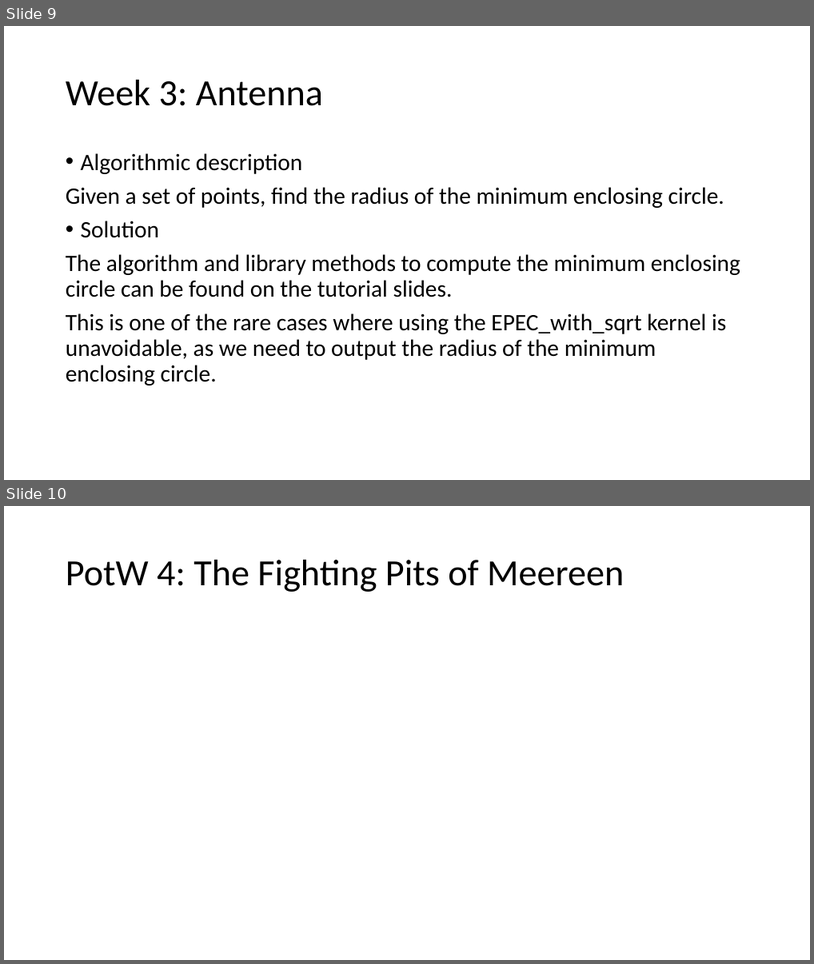
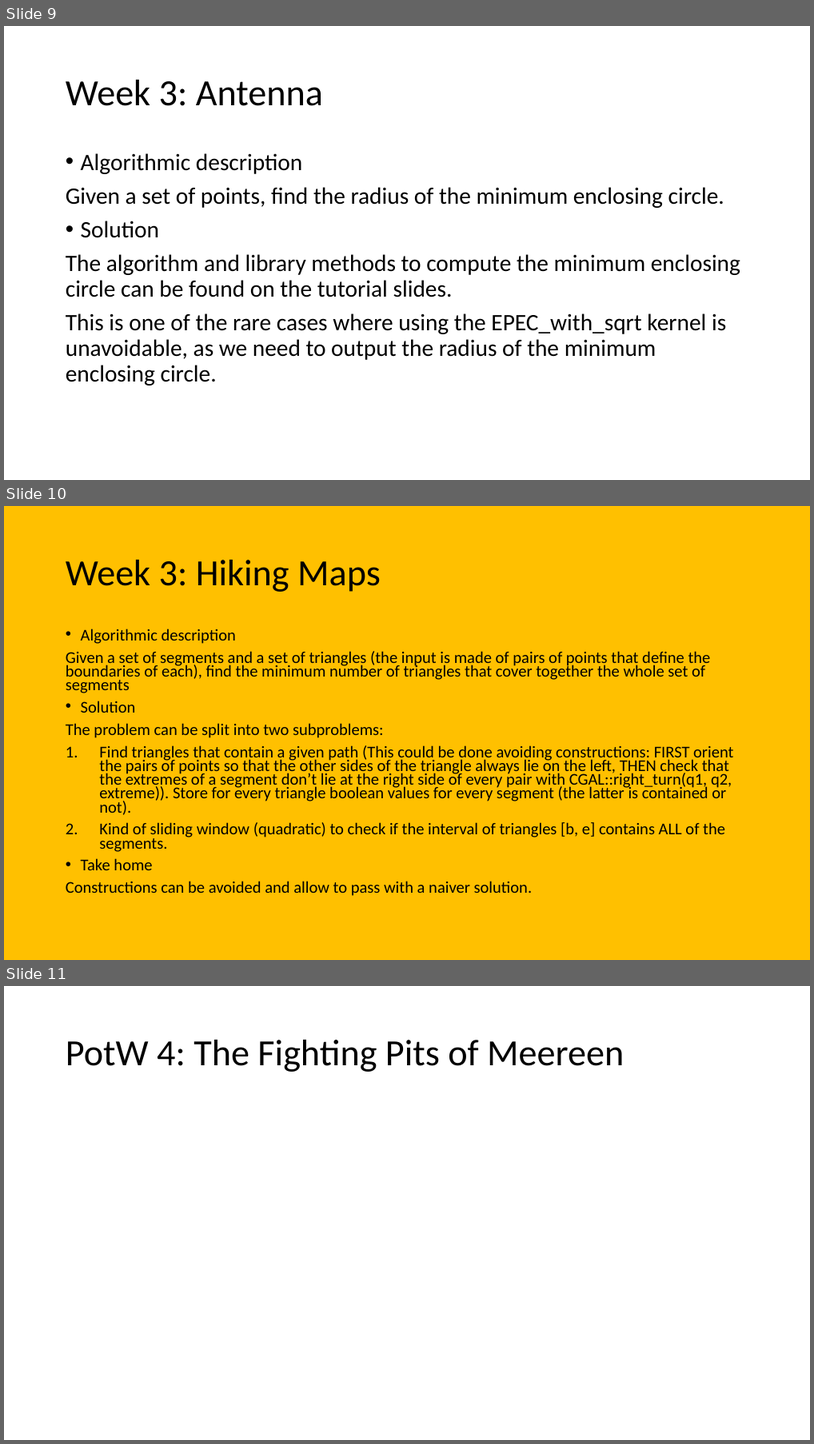
Before and after one commit to giacomocamposampiero/algolab, a slide deck: Recap.pptx. Shown one above the other, each under a label of ours: slides 9 and 10 before the commit, slides 9, 10 and 11 after it. The pictures are 814x964 and 814x1444 pixels, drawn with LibreOffice and Linux fonts; fonts in the diff are those of the drawing; grey boxes stand for pictures. Boxes give left, top, right and bottom in pixels: in the first picture for what was removed or moved away, otherwise in the second. Text is boxed around its words. In the diff, an @@ line names an element or a change of style, - is before the commit and + after.

```diff
--- a/Recap.pptx
+++ b/Recap.pptx
@@ slide 10 added at (4, 506, 810, 960), background #FFC000 @@
@@ title added at (66, 560, 381, 592), 44 pt, text #000000 @@
+Week 3: Hiking Maps
@@ text added at (66, 628, 734, 896), 19.6 pt, text #000000 @@
+• Algorithmic description
+Given a set of segments and a set of triangles (the input is made of pairs of points that define the boundaries of each), find the minimum number of triangles that cover together the whole set of segments
+• Solution
+The problem can be split into two subproblems:
+1. Find triangles that contain a given path (This could be done avoiding constructions: FIRST orient the pairs of points so that the other sides of the triangle always lie on the left, THEN check that the extremes of a segment don’t lie at the right side of every pair with CGAL::right_turn(q1, q2, extreme)). Store for every triangle boolean values for every segment (the latter is contained or not).
+2. Kind of sliding window (quadratic) to check if the interval of triangles [b, e] contains ALL of the segments.
+• Take home
+Constructions can be avoided and allow to pass with a naiver solution.
@@ what was slide 10 is now slide 11 @@
```
Also in this commit, not shown: 3 other slides added, 6 other files.
